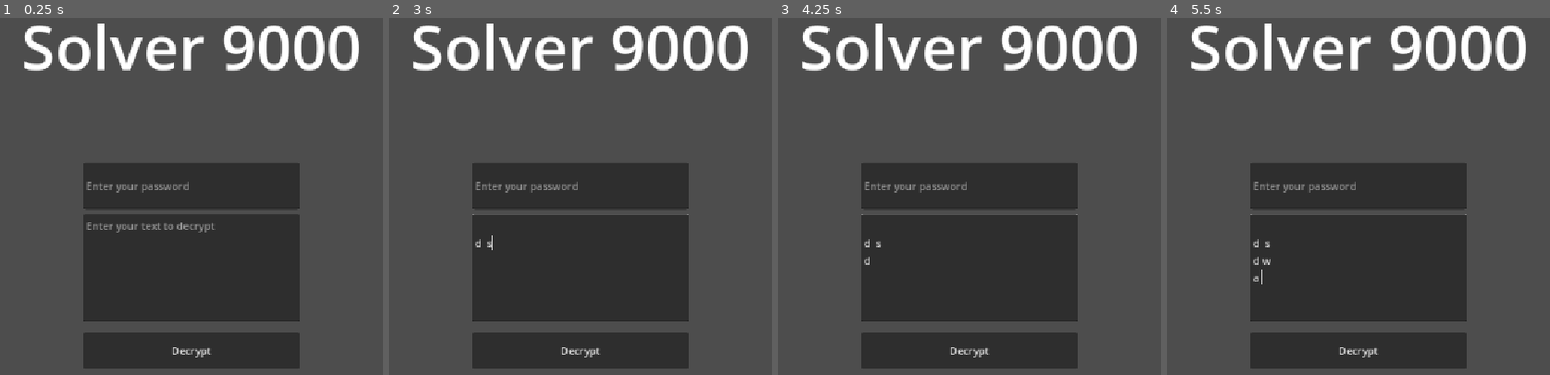
Above: before the commit, frames 1-4 (left to right).
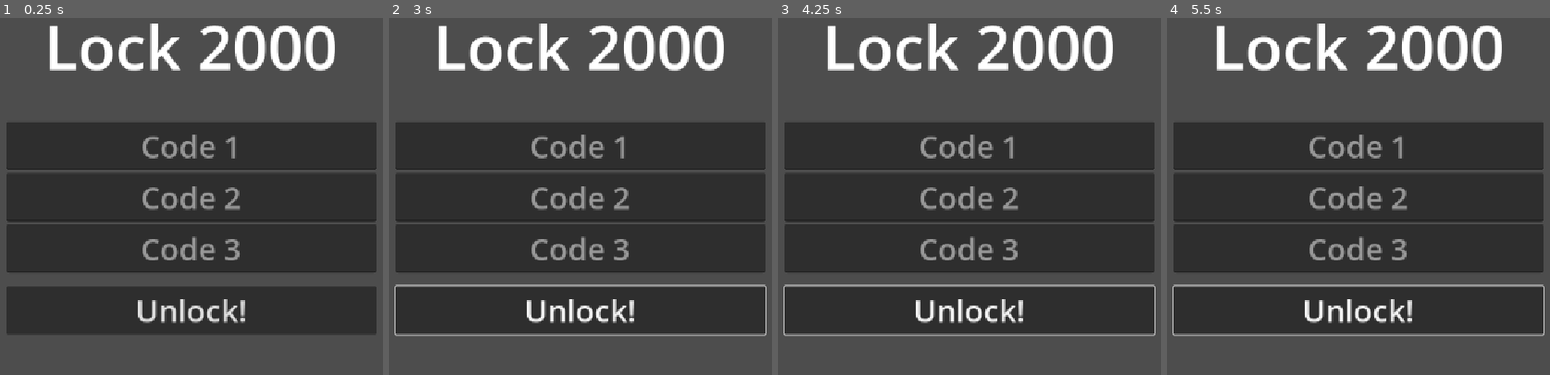
Above: after the commit, the same moments.

Repository: V3AI-Seven/processing-assignments-10
Game: Godot game, scene res://scenes/projects/riddle_part_2.tscn
Two runs of this game, one before a commit and one after it. Both use one fixed random seed, a clock stepped at 60 frames per second and the inputs below. Before the commit the project starts from res://scenes/projects/riddle.tscn.
Inputs (mouse positions are in pixels of both pictures, inside the frame that each line leads up to):
- Up to frame 1 (0.25 s): no input
- Up to frame 2 (3 s): click (580, 350) at 0.5 s, where only the run before the commit has a clickable "Decrypt"; click (580, 310) at 1.25 s, where only the run after the commit has a clickable "Unlock!"; tap Enter at 2 s; move the mouse to (745, 185) at 2.02 s; hold D 2.03-2.78 s; tap Space at 2.27, 2.75 s; move the mouse to (431, 228) at 2.77 s; hold S from 2.78 s (still down)
- Up to frame 3 (4.25 s): tap Space at 3.02 s; tap Enter at 3.5 s; move the mouse to (1042, 114) at 3.52 s; release S at 3.53 s; hold D from 3.53 s (still down)
- Up to frame 4 (5.5 s): tap Space at 4.25, 4.52, 5.27 s; move the mouse to (1320, 289) at 4.27 s; release D at 4.28 s; hold W 4.28-5.03 s; tap Enter at 5 s; move the mouse to (outside the picture) at 5.02 s; hold A from 5.03 s (still down)

The runs differ from the first frame. In frame 1, 46% of the frame differs, in the area x 1-99%, y 1-99%; in frame 2, 47%; in frame 3, 47%; in frame 4, 47%.

Commit message:
More stuff for the riddle thing

Diff:
--- a/project.godot
+++ b/project.godot
@@ -11,7 +11,7 @@
 [application]
 
 config/name="CompSci 10 Processing"
-run/main_scene="uid://ccbijnegsl5vm"
+run/main_scene="uid://b7061df7ta4lk"
 config/features=PackedStringArray("4.5", "GL Compatibility")
 config/icon="res://icon.svg"
 
--- a/scenes/projects/riddle.tscn
+++ b/scenes/projects/riddle_part_1.tscn
@@ -1,6 +1,6 @@
 [gd_scene load_steps=2 format=3 uid="uid://ccbijnegsl5vm"]
 
-[ext_resource type="Script" uid="uid://b6121egcbtm1g" path="res://scripts/Riddle/riddle.gd" id="1_db6cd"]
+[ext_resource type="Script" uid="uid://b6121egcbtm1g" path="res://scripts/RiddlePart1/riddle.gd" id="1_f0tmo"]
 
 [node name="Riddle" type="Control"]
 layout_mode = 3
@@ -9,7 +9,7 @@
 anchor_bottom = 1.0
 grow_horizontal = 2
 grow_vertical = 2
-script = ExtResource("1_db6cd")
+script = ExtResource("1_f0tmo")
 
 [node name="Label" type="Label" parent="."]
 layout_mode = 0
--- /dev/null
+++ b/scenes/projects/riddle_part_2.tscn
@@ -0,0 +1,79 @@
+[gd_scene load_steps=2 format=3 uid="uid://b7061df7ta4lk"]
+
+[ext_resource type="Script" uid="uid://n5efp820w4tg" path="res://scripts/RiddlePart2/riddle_part_2.gd" id="1_4rpqh"]
+
+[node name="RiddlePart2" type="Control"]
+layout_mode = 3
+anchors_preset = 15
+anchor_right = 1.0
+anchor_bottom = 1.0
+grow_horizontal = 2
+grow_vertical = 2
+script = ExtResource("1_4rpqh")
+
+[node name="Label" type="Label" parent="."]
+layout_mode = 0
+offset_left = 344.0
+offset_top = 8.0
+offset_right = 808.0
+offset_bottom = 140.0
+theme_override_font_sizes/font_size = 96
+text = "Lock 2000"
+horizontal_alignment = 1
+
+[node name="Answer1" type="LineEdit" parent="."]
+layout_mode = 0
+offset_left = 288.0
+offset_top = 192.0
+offset_right = 864.0
+offset_bottom = 267.0
+theme_override_font_sizes/font_size = 48
+placeholder_text = "Code 1"
+alignment = 1
+
+[node name="Answer2" type="LineEdit" parent="."]
+layout_mode = 0
+offset_left = 288.0
+offset_top = 272.0
+offset_right = 864.0
+offset_bottom = 347.0
+theme_override_font_sizes/font_size = 48
+placeholder_text = "Code 2"
+alignment = 1
+
+[node name="Answer3" type="LineEdit" parent="."]
+layout_mode = 0
+offset_left = 288.0
+offset_top = 352.0
+offset_right = 864.0
+offset_bottom = 427.0
+theme_override_font_sizes/font_size = 48
+placeholder_text = "Code 3"
+alignment = 1
+
+[node name="Button" type="Button" parent="."]
+layout_mode = 0
+offset_left = 288.0
+offset_top = 448.0
+offset_right = 864.0
+offset_bottom = 523.0
+theme_override_font_sizes/font_size = 48
+text = "Unlock!"
+
+[node name="PopupPanel" type="PopupPanel" parent="."]
+oversampling_override = 1.0
+title = "Solved!"
+initial_position = 1
+size = Vector2i(244, 100)
+unresizable = false
+force_native = true
+
+[node name="Label" type="Label" parent="PopupPanel"]
+offset_left = 4.0
+offset_top = 4.0
+offset_right = 240.0
+offset_bottom = 96.0
+text = "You win!
+You broke out of the basment!"
+
+[connection signal="pressed" from="Button" to="." method="checkSolved"]
--- a/scripts/Riddle/riddle.gd
+++ b/scripts/RiddlePart1/riddle.gd
@@ -10,6 +10,5 @@
 	decryptionKey = $LineEdit.text
 	textToDecrypt = $TextEdit.text
 
-	if decryptionKey == validDecryptionKey:
-		if textToDecrypt == validText:
-			$PopupPanel.popup()
+	if decryptionKey == validDecryptionKey and textToDecrypt == validText:
+		$PopupPanel.popup()
--- /dev/null
+++ b/scripts/RiddlePart2/riddle_part_2.gd
@@ -0,0 +1,8 @@
+extends Control
+
+var answers = ["42", "London", "Fondue Turkey Monkey"]
+
+
+func checkSolved() -> void:
+	if $Answer1.text == answers[0] and $Answer2.text == answers[1] and $Answer3.text == answers[2]:
+		$PopupPanel.popup()
Renamed: scripts/Riddle/riddle.gd.uid -> scripts/RiddlePart1/riddle.gd.uid
Not shown, added: scripts/RiddlePart2/riddle_part_2.gd.uid
